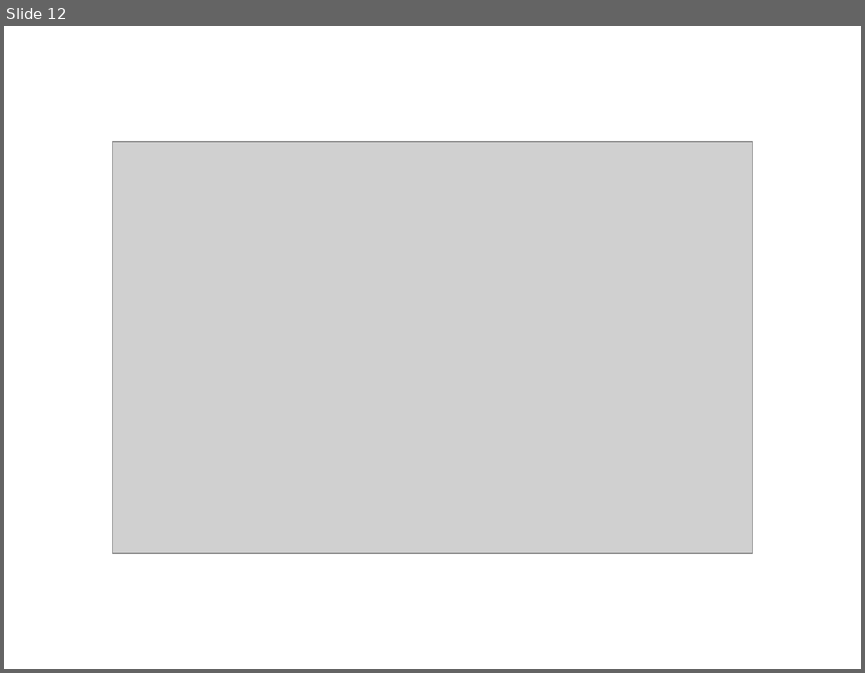
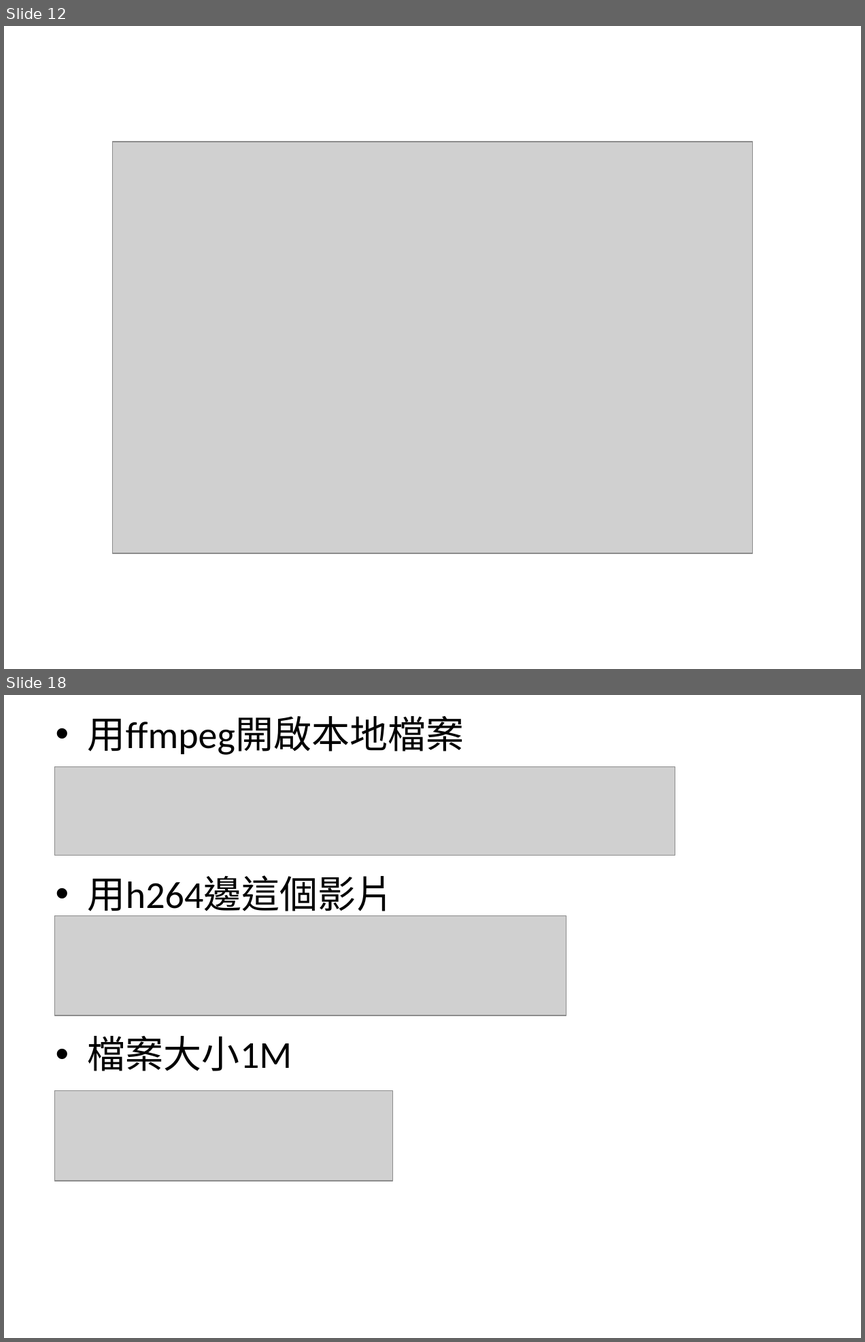
Before and after one commit to Medman1998/streaming, a slide deck: 4050e046.pptx. Shown one above the other, each under a label of ours: slide 12 before the commit, slides 12 and 18 after it; the slides between them are not shown. The pictures are 865x673 and 865x1342 pixels, drawn with LibreOffice and Linux fonts; fonts in the diff are those of the drawing; grey boxes stand for pictures. Boxes give left, top, right and bottom in pixels: in the first picture for what was removed or moved away, otherwise in the second. Text is boxed around its words. In the diff, an @@ line names an element or a change of style, - is before the commit and + after.

```diff
--- a/4050e046.pptx
+++ b/4050e046.pptx
@@ slide 18 added at [4, 695, 861, 1338], background #FFFFFF @@
@@ text added at [88, 716, 464, 1071], 32 pt, text #000000 @@
+• 用ffmpeg開啟本地檔案
+• 用h264邊這個影片
+• 檔案大小1M
@@ picture added at [54, 767, 675, 855] @@
@@ picture added at [54, 915, 566, 1015] @@
@@ picture added at [54, 1091, 393, 1181] @@
```
Also in this commit, not shown: 6 other slides added.
